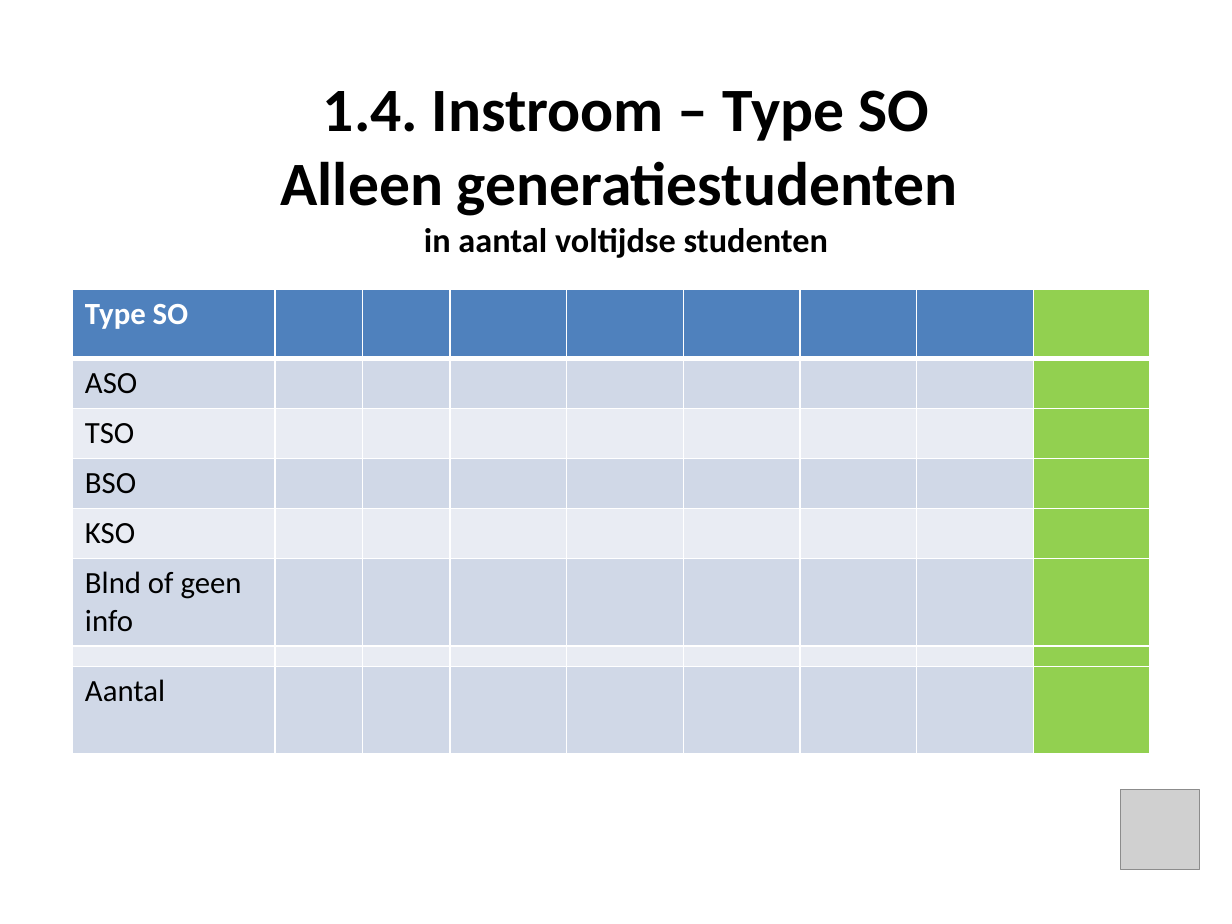
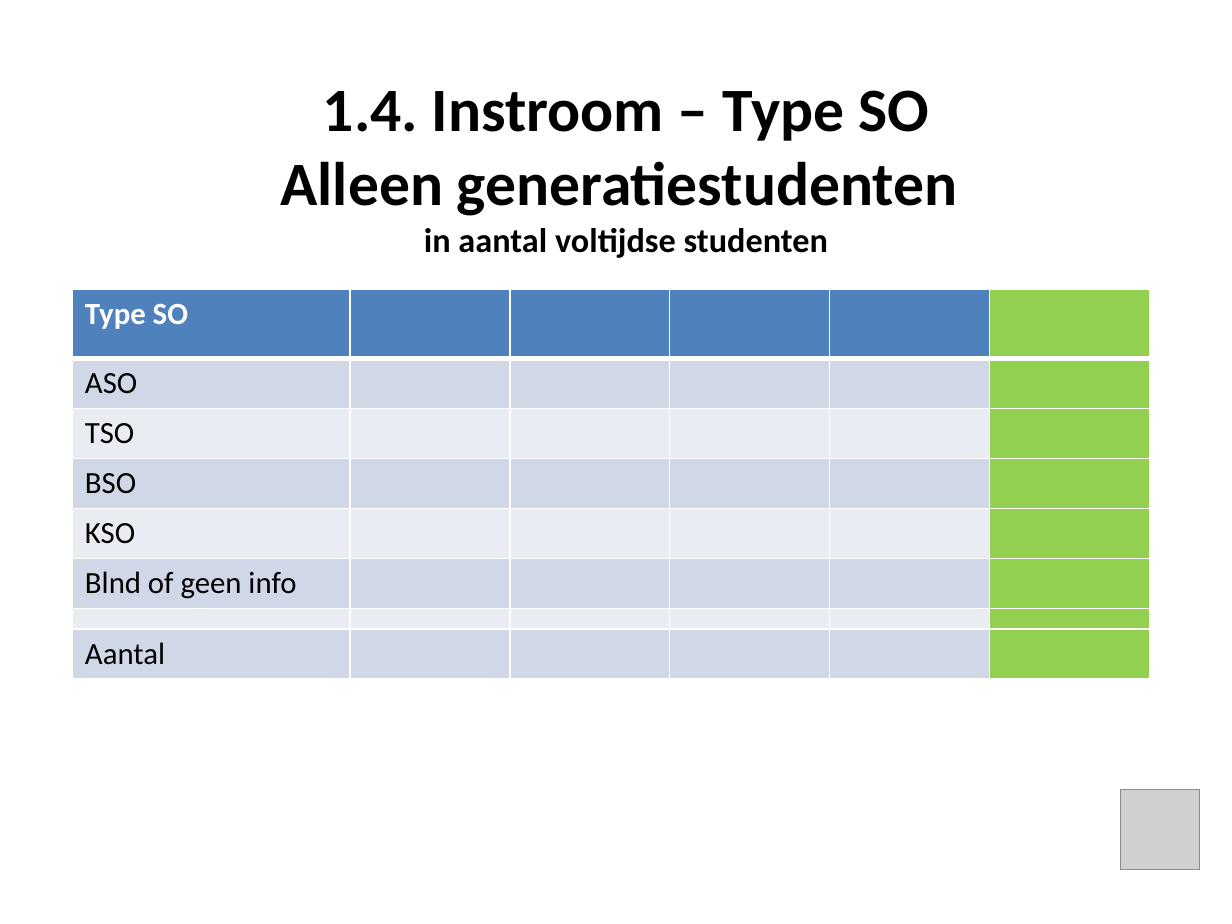
Before and after one commit to JorenSchelkens/GIP, a slide deck: slide 9 of CalculationDomain/ErasmusHogeSchool/EmptyPowerPoint.pptx. Drawn at 1232x924 pixels with LibreOffice and Linux fonts; fonts in the diff are those of the drawing; grey boxes stand for pictures. Boxes give left, top, right and bottom in pixels: in the first picture for what was removed or moved away, otherwise in the second. Text is boxed around its words. In the diff, an @@ line names an element or a change of style, - is before the commit and + after.

```diff
--- a/CalculationDomain/ErasmusHogeSchool/EmptyPowerPoint.pptx
+++ b/CalculationDomain/ErasmusHogeSchool/EmptyPowerPoint.pptx
@@ table at bbox=[73, 290, 1151, 679] @@
-column 7:  |  |  |  |  |  |  | 
-column 8:  |  |  |  |  |  |  | 
-column 9:  |  |  |  |  |  |  | 
```
Also in this commit, not shown: 11 other slides changed, 21 other files.
